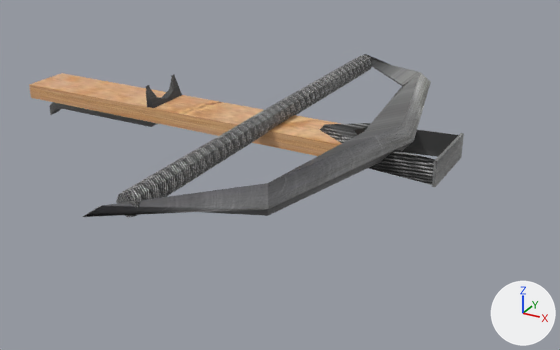
The OBJ model StemistHacks2/Assets/models/Crossbow41.obj as it was, and as the next commit left it.
Both versions are drawn from a camera (50 mm lens) standing at (3.84, -6.13, 2.46) and looking at (0.56, -0.15, -0.53). Arrows for +X, +Y and +Z are at lower right; the lights stay in place. Where no turn or scale is listed for an object, it has been applied to the vertices.
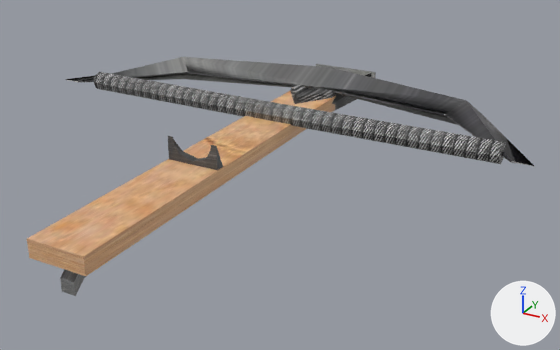
Patch to the scene script:
```diff
--- a/StemistHacks2/Assets/models/Crossbow41.obj.py
+++ b/StemistHacks2/Assets/models/Crossbow41.obj.py
@@ me_sphere @@
 # used by ob_sphere; location = (0.0, 0.0, 0.0)
-me_sphere.from_pydata(...)  # 49 vertices, 82 faces, 2 loose edges; spans x 0.32..2.13, y -2.22..2.16, z -0.23..0.13
+me_sphere.from_pydata(...)  # 146 vertices, 276 faces; spans x -2.18..2.86, y -2.87..1.81, z -0.46..0.16
+# me_sphere part 1: the loose piece of 24 vertices spanning x 0.32..0.53, y -2.22..2.16, z -0.1..0.1 is turned 90 degrees about the z axis through its middle, then moved by (-0.05, 0.12, 0.0)
+# me_sphere part 2: a new loose piece, a box spanning x -0.028..0.709, y 1.778..1.805, z -0.223..0.012, in mat_material (picture img_metal_texture_jpg)
+# me_sphere part 3: the loose piece of 21 vertices spanning x 0.85..2.13, y -0.35..0.36, z -0.23..0.0 is turned 90 degrees about the z axis through its middle, then moved by (-1.15, 1.15, 0.0)
+# me_sphere part 4: a new loose piece of 54 vertices spanning x 0.09..0.59, y -2.87..1.0, z -0.46..-0.06
+# me_sphere part 5: a new loose piece of 21 vertices spanning x -2.18..2.86, y -0.06..1.47, z -0.13..0.13, in mat_material (picture img_metal_texture_jpg)
+# me_sphere part 6: a new loose piece of 18 vertices spanning x 0.1..0.58, y -1.26..-1.17, z -0.06..0.16, in mat_material (picture img_metal_texture_jpg)
 me_sphere.materials.append(mat_material_002)
+me_sphere.materials.append(mat_material)  # picture img_metal_texture_jpg
+me_sphere.materials.append(mat_material_001)  # picture img_wood_texture_png
@@ ob_sphere_001 @@
-ob_sphere_001 = bpy.data.objects.new('Sphere.001', me_sphere_001)
-ob_sphere_001.location = (0.0, 0.0, 0.0)
@@ ob_sphere_002 @@
-ob_sphere_002 = bpy.data.objects.new('Sphere.002', me_sphere_002)
-ob_sphere_002.location = (0.0, 0.0, 0.0)
```

Where the change shows, as pixel boxes [x1, y1, x2, y2] in the pictures (560 x 350 px; the box of a moved part takes in the faces that stretch with it):
'Sphere', reshaped (48% wider, 47% taller): before [116, 55, 458, 217]; after [27, 57, 534, 296]
'Sphere.001', deleted: before [49, 54, 464, 217]
'Sphere.002', deleted (brown): before [29, 73, 342, 156]
part 1 of me_sphere, moved or reshaped: before [116, 55, 372, 217]; after [94, 72, 506, 164]
part 2 of me_sphere, added: after [316, 64, 376, 78]
part 3 of me_sphere, moved or reshaped: before [320, 123, 458, 185]; after [290, 73, 372, 112]
part 4 of me_sphere, added (brown): after [27, 90, 336, 296]
part 5 of me_sphere, added: after [65, 57, 534, 166]
part 6 of me_sphere, added: after [168, 136, 223, 170]
